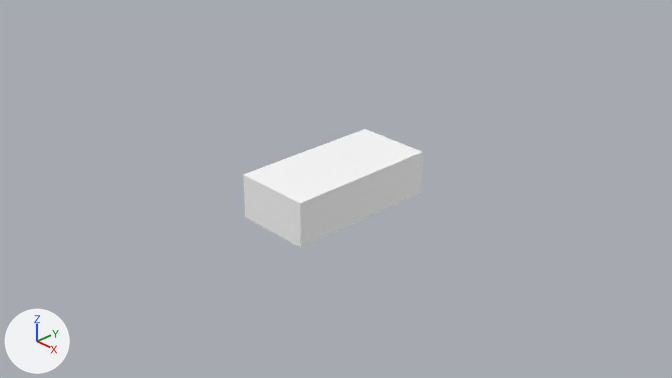
Renders of the Blender file assets/Bed.blend from each side of a commit.
One viewpoint serves both versions: the file's camera 'Camera'. Every picture has the same lights, and +X, +Y and +Z are marked at lower left.
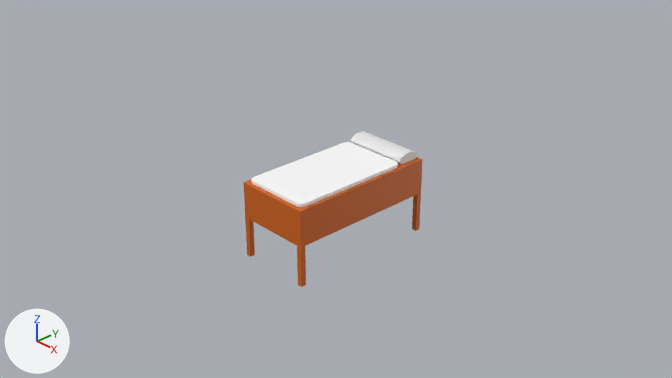
What the commit changed:
Material 'Material' (mat_material) changes colour from white #ffffff to orange #d16206; in linear values from (1.0, 1.0, 1.0) to (0.635, 0.122, 0.00185).
Material 'Material.001' (mat_material_001) is new.
Its base color is (1.0, 1.0, 1.0) (white #ffffff).
me_cube is used by ob_cube; location (0.0, 0.0, 0.0); scale (0.5, 1.0, 0.28).
me_cube had 8 vertices, 6 faces and spanned x -1.0..1.0, y -1.0..1.0, z -1.0..1.0.
me_cube now has 36 vertices, 30 faces and spans x -1.0..1.0, y -1.0..1.0, z -2.85..0.64.
Part 1, on me_cube:
5 faces are deleted.
4 vertices in x -1.0..1.0, y -1.0..1.0, z 1.0 move by (0.0, 0.0, -0.36).
8 vertices are added at x -1.0..1.0, y -1.0..1.0, z -2.85..-1.0.
6 new vertices lie (-0.13, 0.0, 0.0) away from vertices in x 1.0, y -1.0..1.0, z -2.85..-1.0.
6 new vertices lie (0.0, 0.07, 0.0) away from vertices in x -1.0..1.0, y -1.0, z -2.85..-1.0.
8 new vertices lie (0.13, 0.0, 0.0) away from vertices in x -1.0, y -1.0..1.0, z -2.85..-1.0.
29 new faces join them.
Mesh me_cylinder is new.
It is a 32-sided cylinder along z spanning x -1.0..1.0, y -1.0..1.0, z -1.0..1.0.
Mesh me_cube_001 is new.
It is a box spanning x -1.0..1.0, y -1.0..1.0, z -1.0..1.0.
It uses material mat_material_001 (white #ffffff).
Object 'Cylinder' (ob_cylinder) is new; it shows me_cylinder.
Its location is (0.0, 0.823, 0.229).
Its rotation in degrees is (0, 90, 0).
Its scale is (0.0735, 0.157, 0.432).
Object 'Cube.001' (ob_cube_001) is new; it shows me_cube_001.
Its location is (0.0, -0.151, 0.203).
Its scale is (0.46, 0.8, 0.024).
It gains a BEVEL modifier named 'Bevel'.
Modifier setting: width = 0.13.
Modifier setting: width_pct = 0.13.
Modifier setting: segments = 4.

Boxes (x1, y1, x2, y2) around the edits, measured in the pictures (672 x 378 px):
'Cube', recoloured, reshaped
    before: (243, 129, 423, 248)
    after: (244, 157, 423, 287)
'Cube.001', added
    after: (251, 142, 398, 207)
'Cylinder', added
    after: (350, 131, 417, 164)
